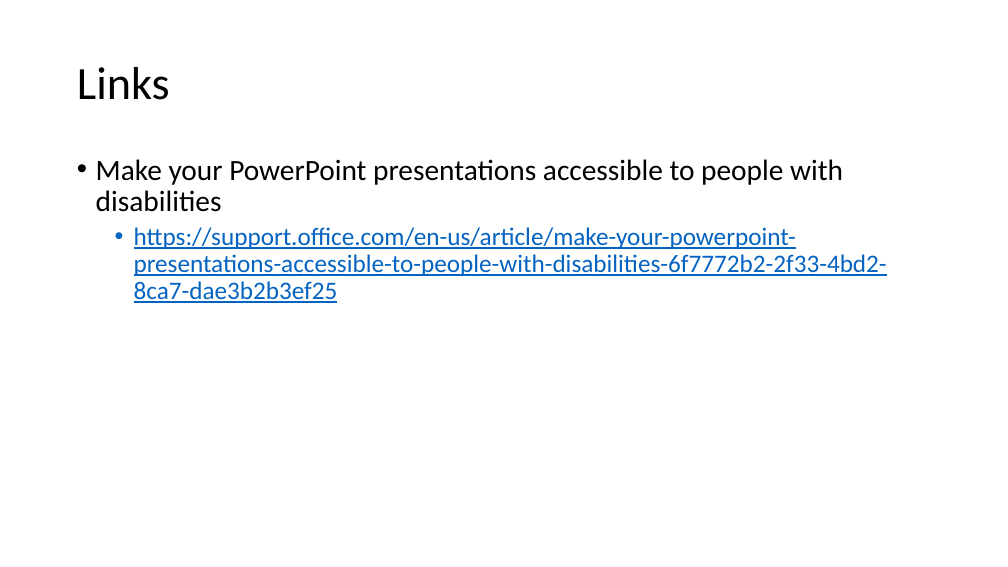
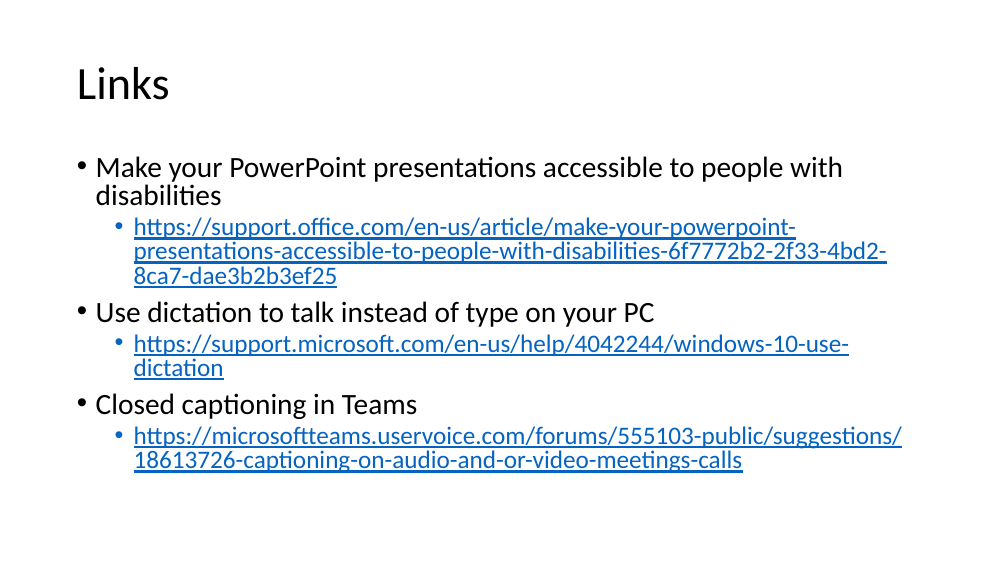
Before and after one commit to shawnweisfeld/RealTimeClosedCaptioning2, a slide deck: slide 14 of Accessibility for Live Presentations.pptx. Drawn at 1008x567 pixels with LibreOffice and Linux fonts; fonts in the diff are those of the drawing. Boxes give left, top, right and bottom in pixels: in the first picture for what was removed or moved away, otherwise in the second. Text is boxed around its words. In the diff, an @@ line names an element or a change of style, - is before the commit and + after.

```diff
--- a/Accessibility for Live Presentations.pptx
+++ b/Accessibility for Live Presentations.pptx
@@ text at <box>96,156,887,288</box>: line spacing 0.9 to 0.8 @@
@@ text at <box>96,301,902,473</box>: paragraphs added @@
+• Use dictation to talk instead of type on your PC
+  • https://support.microsoft.com/en-us/help/4042244/windows-10-use-dictation
+• Closed captioning in Teams
+  • https://microsoftteams.uservoice.com/forums/555103-public/suggestions/18613726-captioning-on-audio-and-or-video-meetings-calls
```
Also in this commit, not shown: 1 other slide changed.
